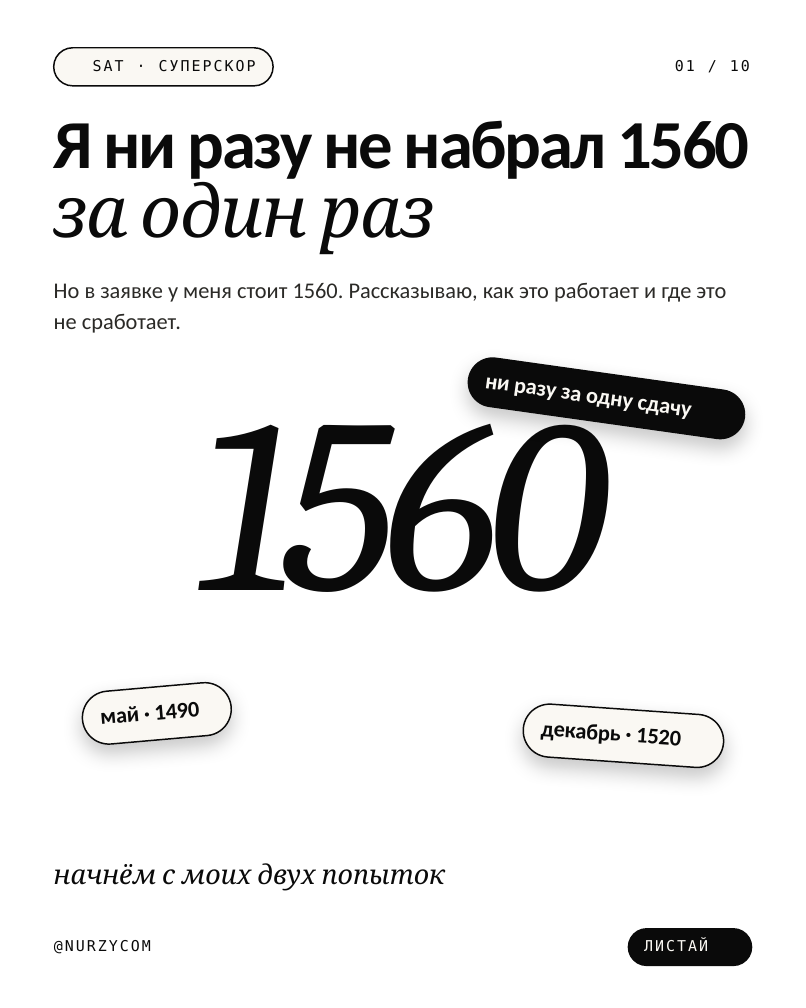
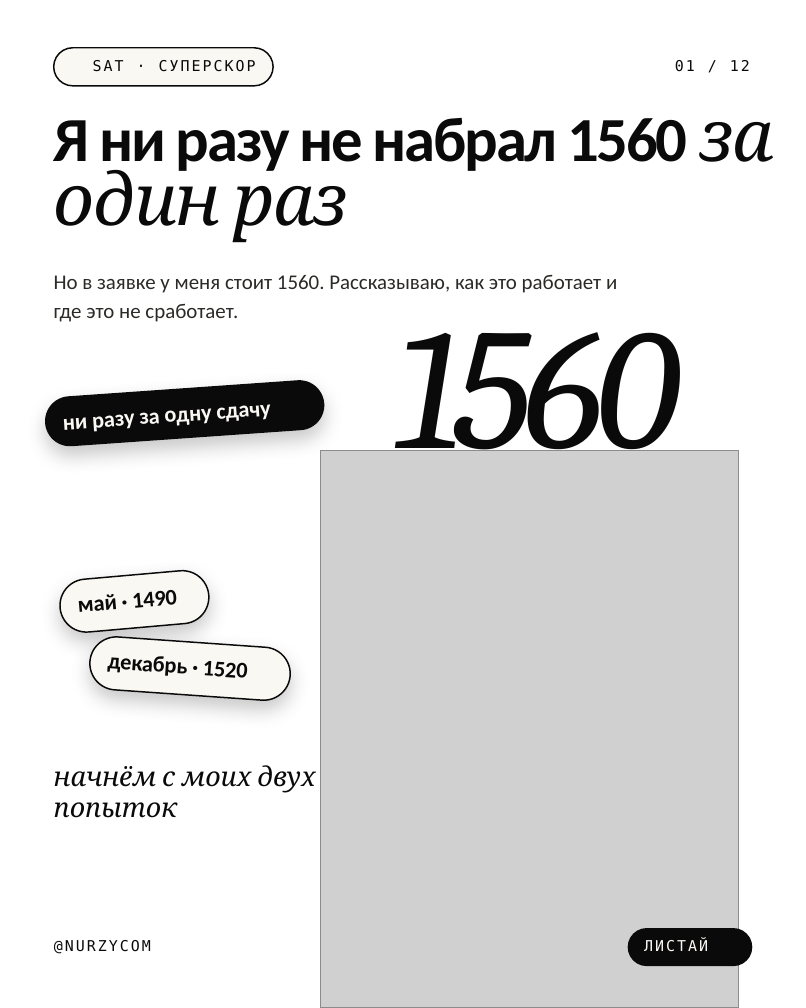
Before and after one commit to galiandojonathan-ship-it1/nurzycom_brand, a slide deck: slide 1 of social/pptx/sat-superscore.pptx. Drawn at 806x1008 pixels with LibreOffice and Linux fonts; fonts in the diff are those of the drawing; grey boxes stand for pictures; background and template pictures are left out. Boxes give left, top, right and bottom in pixels: in the first picture for what was removed or moved away, otherwise in the second. Text is boxed around its words. In the diff, an @@ line names an element or a change of style, - is before the commit and + after.

```diff
--- a/social/pptx/sat-superscore.pptx
+++ b/social/pptx/sat-superscore.pptx
@@ text at <box>675,60,750,72</box>: text changed @@
-01 / 10
+01 / 12
@@ text "Я ни разу не набрал ..." at <box>54,118,774,243</box>: size 46 to 42 pt, letter spacing -1.6 to -1.5 pt in "Я ни разу не набрал 1560"; line spacing 46.9pt to 42.8pt @@
@@ text "Но в заявке у меня ...": place and size @@
-text "Но в заявке у меня ..." at <box>54,283,726,333</box>
+text "Но в заявке у меня ..." at <box>54,275,617,322</box>
@@ text "Но в заявке у меня ..." at <box>54,275,617,322</box>: size 15 to 14 pt; line spacing 21pt to 19.6pt @@
@@ text "1560": place and size @@
-text "1560" at <box>197,364,608,592</box>
+text "1560" at <box>394,290,680,484</box>
@@ text "1560" at <box>394,290,680,484</box>: size 165 to 115 pt, letter spacing -6.6 to -4.6 pt; line spacing 148.5pt to 103.5pt @@
@@ rounded rectangle at <box>44,378,326,448</box>: rotation 8 to 356 degrees @@
@@ text "ни разу за одну сдачу": place and size @@
-text "ни разу за одну сдачу" at <box>485,377,632,411</box>
+text "ни разу за одну сдачу" at <box>63,408,212,432</box>
@@ text "ни разу за одну сдачу" at <box>63,408,212,432</box>: rotation 8 to 356 degrees @@
@@ picture added at <box>321,450,739,1008</box> @@
@@ rounded rectangle at <box>58,569,212,634</box>: rotation 4 to 355 degrees @@
@@ text "май · 1490": place and size @@
-text "май · 1490" at <box>101,702,200,724</box>
+text "май · 1490" at <box>78,590,178,612</box>
@@ rounded rectangle at <box>88,635,292,701</box>: rotation 355 to 4 degrees @@
@@ text "декабрь · 1520": place and size @@
-text "декабрь · 1520" at <box>541,724,681,746</box>
+text "декабрь · 1520" at <box>107,656,247,678</box>
@@ text "начнём с моих двух попыток" rewrapped from <box>54,863,446,891</box> to <box>54,765,315,818</box> @@
```
Also in this commit, not shown: 9 other slides changed, 2 slides added, 27 other files.
